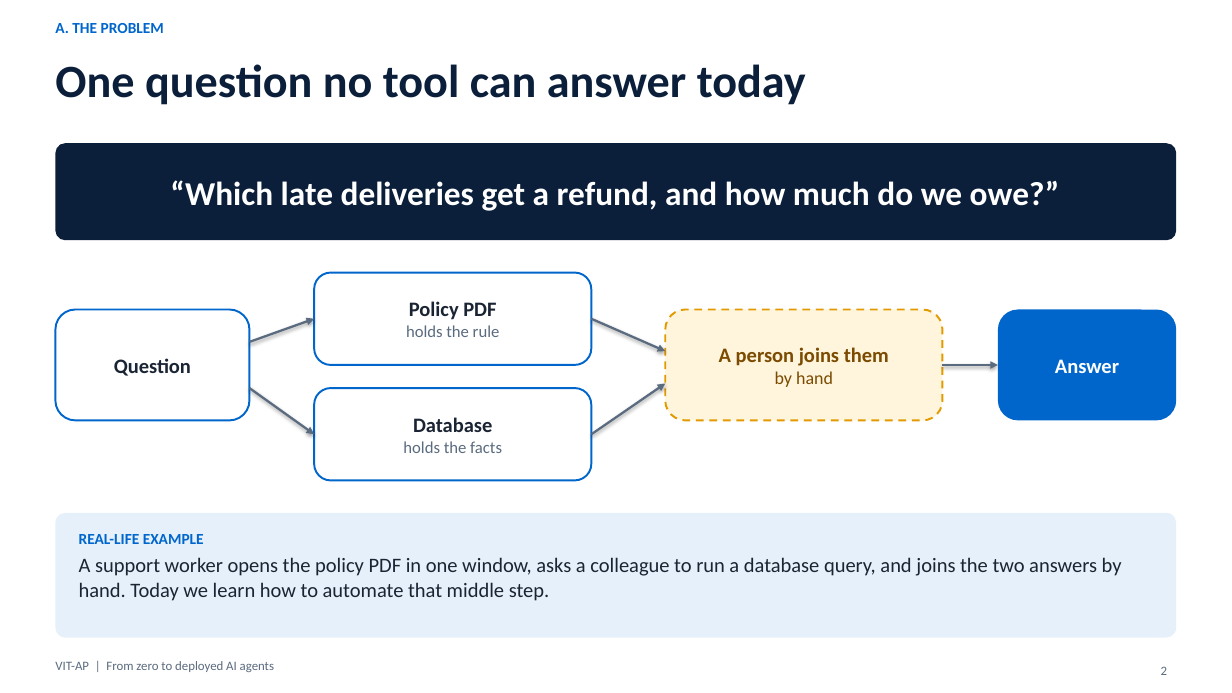
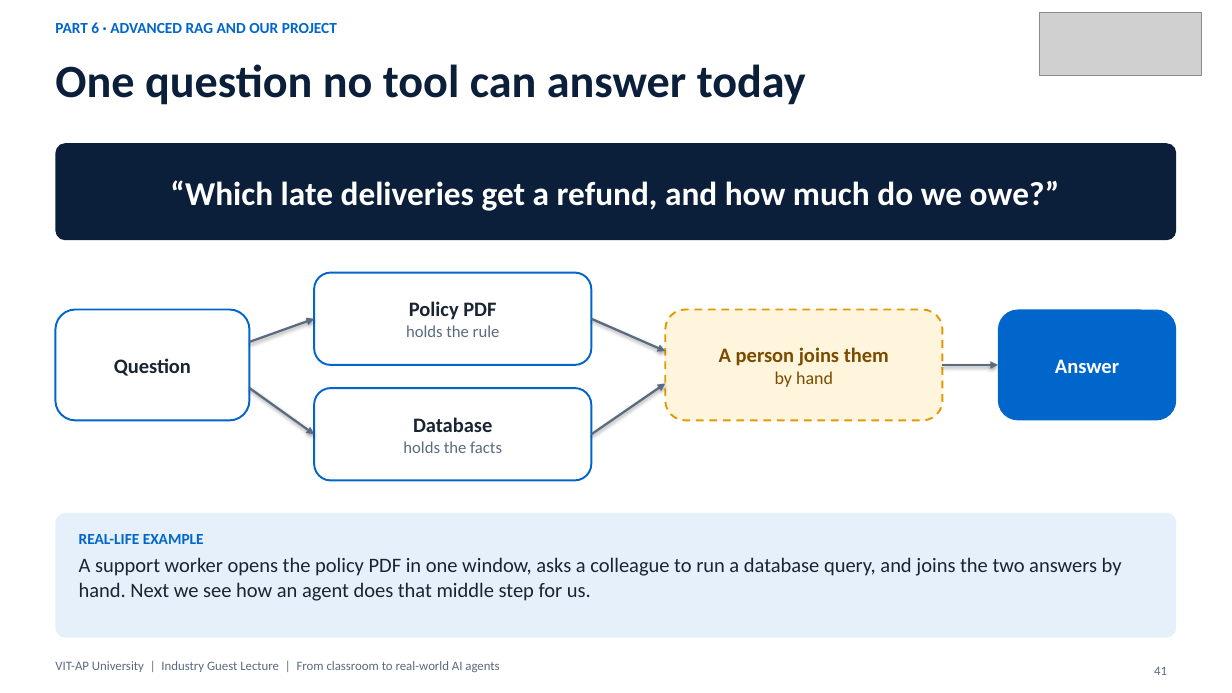
Before and after one commit to nareshroyalc/Demo, a slide deck: slide 41 of deck/VIT-AP_AI_Webinar.pptx (slide 2 before the commit). Drawn at 1232x693 pixels with LibreOffice and Linux fonts; fonts in the diff are those of the drawing; grey boxes stand for pictures. Boxes give left, top, right and bottom in pixels: in the first picture for what was removed or moved away, otherwise in the second. Text is boxed around its words. In the diff, an @@ line names an element or a change of style, - is before the commit and + after.

Commit message:
Deck: VIT-AP intro, agenda, logo, 10 part dividers, two tools slides (65 slides)

```diff
--- a/deck/VIT-AP_AI_Webinar.pptx
+++ b/deck/VIT-AP_AI_Webinar.pptx
@@ text at <box>55,22,337,33</box>: text changed @@
-A. THE PROBLEM
+PART 6 · ADVANCED RAG AND OUR PROJECT
@@ picture added at <box>1040,13,1202,76</box> @@
@@ text in rounded rectangle at <box>79,557,1122,601</box>: text changed @@
-A support worker opens the policy PDF in one window, asks a colleague to run a database query, and joins the two answers by hand. Today we learn how to automate that middle step.
+A support worker opens the policy PDF in one window, asks a colleague to run a database query, and joins the two answers by hand. Next we see how an agent does that middle step for us.
@@ text at <box>55,661,499,672</box>: text changed @@
-VIT-AP | From zero to deployed AI agents
+VIT-AP University | Industry Guest Lecture | From classroom to real-world AI agents
@@ page number at <box>1154,667,1167,675</box>: text changed @@
-2
+41
```
Also in this commit, not shown: 49 other slides changed, 14 slides added, 6 other files.
